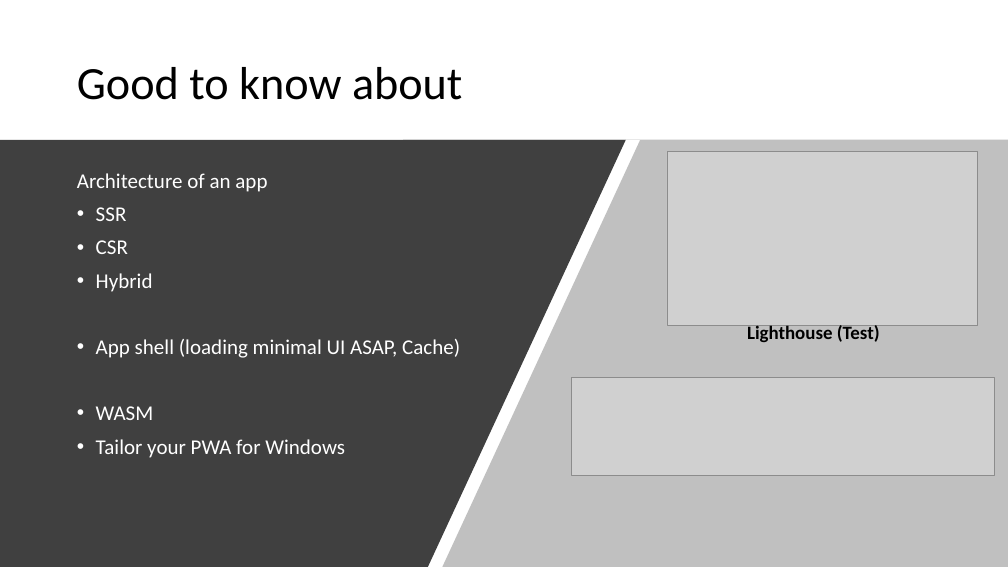
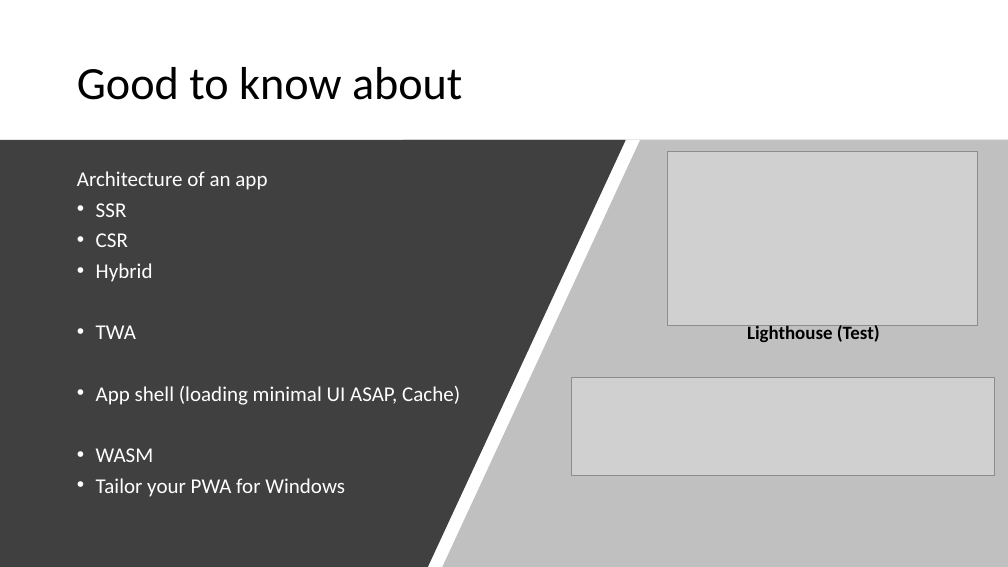
Before and after one commit to sudhakar3697/PWA-Sample, a slide deck: slide 11 of docs/PWA-Final.pptx. Drawn at 1008x567 pixels with LibreOffice and Linux fonts; fonts in the diff are those of the drawing; grey boxes stand for pictures; background and template pictures are left out. Boxes give left, top, right and bottom in pixels: in the first picture for what was removed or moved away, otherwise in the second. Text is boxed around its words. In the diff, an @@ line names an element or a change of style, - is before the commit and + after.

```diff
--- a/docs/PWA-Final.pptx
+++ b/docs/PWA-Final.pptx
@@ text at (x1=77, y1=171, x2=460, y2=497): line spacing 0.9 to 0.8 @@
@@ text at (x1=96, y1=325, x2=136, y2=339): paragraph added @@
+• TWA
```
Also in this commit, not shown: 1 other slide changed, 1 other file.
